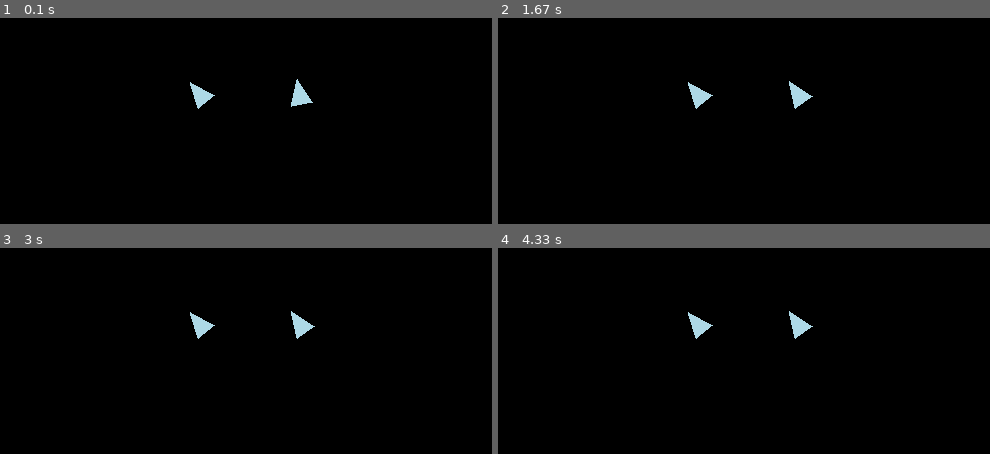
Above: before the commit, frames 1-4 (two rows, left to right).
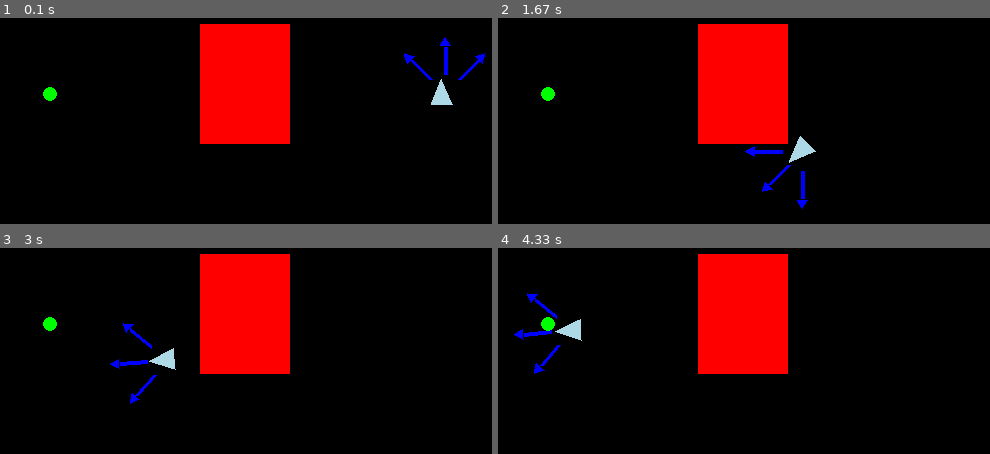
Above: after the commit, the same moments.

Repository: UltraFire66/Projetos-em-Pygame
Game: pygame game, started from teste_vetorial_com_colisao_final/main.py
The game is run twice, just before and just after one commit, with the same random seed, the same clock (stepped at 60 frames per second) and the same inputs.
Inputs:
- Up to frame 1 (0.1 s): no input
- Up to frame 2 (1.67 s): no input
- Up to frame 3 (3 s): no input
- Up to frame 4 (4.33 s): no input

The runs differ from the first frame. In frame 1, 12% of the frame differs, in the area x 8-99%, y 2-62%; in frame 2, 12%, in the area x 8-65%, y 2-93%; in frame 3, 12%; in frame 4, 12%.

Commit message:
Implementando algoritmo de evitar colisao com paredes

Diff:
--- a/teste_vetorial_com_colisao_final/classes/triangulo.py
+++ b/teste_vetorial_com_colisao_final/classes/triangulo.py
@@ -22,6 +22,11 @@
         self.raioDeteccao = raioDeteccao
         self.velocidadeMax = velocidadeMax
         self.rotacaoMax = math.pi/10
+        #raio de um circulo que passa nas 3 pontas dele
+        self.raio = 20
+        #orientação referente a função wander, que precisa se manter estatica entre iterações
+        self.orientacaoVagar = 0
+
 
 
 
@@ -51,10 +56,35 @@
                     self.acelAngular = -self.acelAngularMax
 
 
-    def novaOrientação(self):
-        if(self.velocidade.length() > 0):
-            self.orientacao = math.atan2(self.velocidade.x,self.velocidade.y)
-
+    def OrientacaoVel(self):
+        if(self.velocidade.length() > 2):
+            self.alinhar(math.atan2(self.velocidade.x,self.velocidade.y))
+        else:
+
+            self.rotacao = 0
+            self.acelAngular = 0
+
+    def encontraDistanciaParede(self,pos,parede):
+        distanciaParede = vector(0,0)
+
+        if(pos.x < parede.p1 + parede.p3 and pos.x > parede.p1): #se horizontalmente o agente estiver entre as pontas da parede, deve olhar pra sua propria posicao horizontal
+            distanciaParede.x = pos.x
+        elif(pos.x > parede.p1 + parede.p3): #se estiver mais à direita, deve olhar para a ponta direita
+            distanciaParede.x = parede.p1 + parede.p3
+        else:                                                  #se estiver mais à esquerda, deve olhar para a ponta esquerda
+            distanciaParede.x = parede.p1
+
+
+        #valem os mesmos comentarios em relação a altura do agente e a parede
+        if(pos.y < parede.p2 + parede.p4 and pos.y > parede.p2):
+            distanciaParede.y = pos.y
+        elif(pos.y > parede.p2 + parede.p4):
+            distanciaParede.y = parede.p2 + parede.p4
+        else:
+            distanciaParede.y = parede.p2
+
+        distanciaParede =  pos - distanciaParede
+        return distanciaParede
 
     #persegue o mouse (ou um alvo) com velocidade maxima e com orientação baseada na velocidade
     def procurar(self,alvo):
@@ -63,20 +93,17 @@
         direcao = distancia.normalize()
 
         if(distancia.length() < alvo.raio):
+            self.velocidade = vector(0,0)
+            self.aceleracao = vector(0,0)
+            self.rotacao = 0
+            self.acelAngular = 0
             return 0
 
         self.aceleracao = self.aceleracaoMax * direcao
 
 
-        #alterando a orientação com base na velocidade
-        self.novaOrientação()
-
-        self.velocidade = (0,0)
-
-        #atualizando posicao e velocidade
-        self.centro += self.velocidade
-        self.velocidade += self.aceleracao
-        self.limitar_vel()
+
+
 
 
     #foge do mouse (ou um alvo) com velocidade maxima e com orientação baseada na velocidade
@@ -87,13 +114,13 @@
         self.velocidade = self.centro - alvo
 
         self.limitar_vel()
-        self.novaOrientação()
+        self.OrientacaoVel()
 
 
         self.centro += self.velocidade
 
 
-    #vaga pela tela randomicamente
+    #vaga pela tela randomicamente em velocidade constante
     def vagar(self):
         random.seed(datetime.now().timestamp())
         #anda com velocidade máxima na posição em que está orientado
@@ -129,6 +156,8 @@
         if(distancia.length() < alvo.raio):
             self.velocidade = vector(0,0)
             self.aceleracao = vector(0,0)
+            self.acelAngular = 0
+            self.rotacao = 0
             return 0
 
         #se alvo não estiver no raio de detecção, usa velocidade máxima
@@ -142,25 +171,19 @@
 
 
         self.aceleracao = (velalvo - self.velocidade)/tempo
-
-
-        #alterando a orientação com base na velocidade
-        self.novaOrientação()
-
-        self.limitar_vel()
         self.limitar_acel()
 
-        #atualizando posicao e velocidade
-        self.centro += self.velocidade
-        self.velocidade += self.aceleracao
+        #alterando a orientação para sempre olhar para o alvo
+        #self.alinhar(math.atan2(distancia.x,distancia.y))
+
 
     def alinhar(self,alvo):
 
         # tempo que a rotação tem para se tornar a rotação alvo por meio de aceleração
-        tempo = 0.2
+        tempo = 10
 
         #determina a distancia em que a rotação começara a diminuir para alcançar a orientação exata
-        raioDeLentidao = math.pi/4
+        raioDeLentidao = math.pi/2
 
 
         ori = alvo - self.orientacao
@@ -173,7 +196,7 @@
             while(ori < (-math.pi)):
                 ori += 2*math.pi
 
-        print(ori)
+
 
         #se os dois já estiverem alinhados, não faz nada
         if(abs(ori)< math.pi/20):
@@ -194,12 +217,7 @@
             rotacaoAlvo = self.rotacaoMax * ori/raioDeLentidao
 
         self.acelAngular = (rotacaoAlvo - self.rotacao)/tempo
-
-        self.limitar_rot()
         self.limitar_acel_Angular()
-
-        self.orientacao += self.rotacao
-        self.rotacao += self.acelAngular
 
 
 
@@ -220,6 +238,240 @@
         alvoProcurar = Alvo(self.screen,[localAlvo],5,(0,0,0))
 
         self.procurar(alvoProcurar)
+
+
+    #algoritmo de vagar melhorado para funcionar com novas funções e aceleração
+    def vagar2(self):
+
+        random.seed(datetime.now().timestamp())
+
+        #raio e offset do circulo de vagar
+        raioVagar = self.raio+10
+        offset = self.raio+5
+
+        #cria o circulo de vagar na direção em que o agente está orientado
+        orientacaoAgente = vector(math.sin(self.orientacao),math.cos(self.orientacao))
+
+        centroCirculoVagar = self.centro+(orientacaoAgente*offset)
+
+
+
+
+        #pygame.draw.circle(self.screen,(255,0,0),centroCirculoVagar,raioVagar,5)
+
+
+        #guarda a maxima taxa em que a orientação pode mudar em um dado frame
+        taxaMudanca = math.pi/4
+
+        #move o alvo dentro do circulo vagar um numero aleatorio de vezes
+        self.orientacaoVagar += random.uniform(-1, 1) * taxaMudanca
+
+        orientacaoAlvo = self.orientacao + self.orientacaoVagar
+
+        alvoVagar = centroCirculoVagar + (raioVagar * vector(math.sin(orientacaoAlvo),math.cos(orientacaoAlvo)))
+
+        #a1 = Alvo(self.screen,[alvoVagar],7)
+
+        #a1.draw()
+
+        self.aceleracao += self.aceleracaoMax * vector(math.sin(orientacaoAlvo),math.cos(orientacaoAlvo))
+
+
+    def separar(self,agentes):
+
+        #define quando o agente vai começar a receber a repulsão do outro agente
+        limite = self.raio+30
+        k = 250
+
+        #para cada agente fornecido
+        for agente in agentes:
+            #descobre a distancia entre eles
+            distancia = (agente.centro) - (self.centro)
+            distanciaEntre =  distancia.length() - (self.raio + agente.raio)
+
+
+            if(distanciaEntre < 0):
+                distanciaEntre = -distanciaEntre
+                direcao = distancia.normalize()
+                #dividindo a distancia por dois pois a correção é feita uma vez por cada agente
+                self.centro -= (distanciaEntre/2) * direcao
+
+            if(distanciaEntre < limite  and distanciaEntre != 0):
+                #print("entrei aqui, a acel de repulsao eh : ")
+                direcao  = distancia.normalize()
+                #gera força (aceleração) de repulsão
+                repulsao = k/(distancia.length()*distancia.length())
+                #print(str(k) + " sobre " + str(distancia.length()*distancia.length()) + " eh " + str(repulsao))
+                #print(distancia.length())
+                self.aceleracao -= repulsao*direcao
+
+
+    def evitarColisao(self,agentes):
+
+        menorTempo = 200
+        primeiroAgente = None #Começa supondo que não existe um alvo para desviar
+
+        #o objetivo desse for é encontrar com qual agente este vai colidir primeiro
+        for agente in agentes:
+
+            #calcula tempo até a colisão
+            dp = agente.centro - self.centro
+
+            if(dp.length() > 120): return None
+
+            dv = agente.velocidade - self.velocidade
+
+            if(dv.length() == 0):
+                continue
+
+            tempoColisao =  - (dp * dv)/(dv.length()*dv.length())
+
+            #checa se vai ter uma colisao
+            distancia = dp.length()
+            separacaoMinima = distancia - (dv.length() * menorTempo)
+
+            #se essa separação for maior que a soma do raio dos dois, eles não vão colidir, então passa para o próximo agente
+            if(separacaoMinima > (self.raio + agente.raio)):
+                continue
+
+            #caso o agente vá colidir com este e no menor tempo, guarda as informações dele
+
+            if(tempoColisao > 0 and tempoColisao < menorTempo ):
+                menorTempo = tempoColisao
+                primeiroAgente = agente
+                primeiroSeparacaoMinima = separacaoMinima
+                primeiroDistancia = distancia
+                primeiroDp = dp
+                primeiroDv = dv
+
+        if not primeiroAgente: return None
+
+        #se ja esta colidindo, foge de onde está
+        if(primeiroSeparacaoMinima <= 0 or primeiroDistancia < (self.raio + primeiroAgente.raio)):
+            dp = primeiroDp
+            #pygame.draw.circle(self.screen,(255,0,0),dp,5)
+
+        #se não, caucula onde terá colisao e evita ela
+        else:
+            dp = primeiroDp + (primeiroDv * menorTempo)
+            #pygame.draw.circle(self.screen,(255,0,0),self.centro+dp,5)
+
+        #evita o alvo
+        dp = dp.normalize()
+
+
+        if(dp == self.velocidade.normalize()):
+          self.vagar2()
+        else:
+            self.aceleracao = -self.aceleracaoMax*dp
+        #self.alinhar(math.atan2(self.velocidade.x,self.velocidade.y))
+
+
+    def evitaParede(self,paredes):
+
+        #distancia que o agente manterá de uma parede
+        distanciaMinima = 40
+
+        #distancia do raio que o agente dispara de seu centro para detectar paredes proximas (serve de sensor)
+
+        orient = vector(math.sin(self.orientacao),math.cos(self.orientacao))
+        raycastCentro = (self.raio+37)*orient
+        raycastDireita = (self.raio+37)*orient.rotate(45)
+        raycastEsquerda = (self.raio+37)*orient.rotate(-45)
+
+
+
+        draw_arrow(self.screen,self.centro+(self.raio*orient),self.centro + raycastCentro,(0,0,255),(0,0,255))
+        draw_arrow(self.screen,self.centro+(self.raio*orient.rotate(45)),self.centro + raycastDireita,(0,0,255),(0,0,255))
+        draw_arrow(self.screen,self.centro+(self.raio*orient.rotate(-45)),self.centro + raycastEsquerda,(0,0,255),(0,0,255))
+
+        for parede in paredes:
+
+            #checa se o alvo vai colidir com a parede supondo que ele vá continuar se movendo com velocidade constante
+            checaColisaoCentro = self.encontraDistanciaParede(self.centro+(self.raio*orient)+raycastCentro,parede)
+            checaColisaoDireita = self.encontraDistanciaParede(self.centro+(self.raio*orient.rotate(45))+raycastDireita,parede)
+            checaColisaoEsquerda = self.encontraDistanciaParede(self.centro+(self.raio*orient.rotate(-45))+raycastEsquerda,parede)
+            normal = self.encontraDistanciaParede(self.centro,parede)
+            if(normal.length()>0):
+                normal = normal.normalize()
+
+            #agente colidirá com a parede
+            if(checaColisaoCentro.length() == 0):
+
+                #checando se está na condição do minimo comum
+                if((normal-orient).length()<2):
+                    print("entrei")
+                    #self.vagar2()
+                    self.orientacao += math.pi/20
+                    #posicaoAlvo = (self.centro+raycastCentro) + distanciaMinima*normal
+                    #posicaoAlvo.y += 10
+                else:
+                    #criando o alvo e delegando para a função procurar
+                    posicaoAlvo = (self.centro+raycastCentro) + distanciaMinima*normal
+
+                    #desenhando a seta da força normal
+                    draw_arrow(self.screen,self.centro+(raycastCentro),posicaoAlvo,(144,233,255),(144,233,255))
+
+                    a1 = Alvo(self.screen,[posicaoAlvo],7,(0,255,0))
+                    a1.draw()
+                    self.procurar(a1)
+
+            #agente colidirá com a parede
+            elif(checaColisaoEsquerda.length() == 0):
+                #criando o alvo e delegando para a função procurar
+                posicaoAlvo = (self.centro+raycastDireita)
+
+                #desenhando a seta da força normal
+                draw_arrow(self.screen,self.centro+(raycastDireita),posicaoAlvo,(144,233,255),(144,233,255))
+
+                a1 = Alvo(self.screen,[posicaoAlvo],7,(0,255,0))
+                a1.draw()
+                self.procurar(a1)
+
+
+            #agente colidirá com a parede
+            elif(checaColisaoDireita.length() == 0):
+                #criando o alvo e delegando para a função procurar
+                posicaoAlvo = (self.centro+raycastEsquerda)
+
+                #desenhando a seta da força normal
+                draw_arrow(self.screen,self.centro+(raycastEsquerda),posicaoAlvo,(144,233,255),(144,233,255))
+
+                a1 = Alvo(self.screen,[posicaoAlvo],7,(0,255,0))
+                a1.draw()
+                self.procurar(a1)
+
+            self.limitar_acel()
+
+
+
+
+
+
+
+
+
+
+
+
+
+    def update(self):
+
+        #checando se passa das paredes
+        if((self.centro + self.velocidade).x > 0 and (self.centro + self.velocidade).x < 500 ):
+            self.centro.x += self.velocidade.x
+
+        if((self.centro + self.velocidade).y > 0 and (self.centro + self.velocidade).y < 500 ):
+            self.centro.y += self.velocidade.y
+
+        self.orientacao += self.rotacao
+
+        self.velocidade += self.aceleracao
+        self.rotacao += self.acelAngular
+        self.limitar_vel()
+        self.limitar_rot()
+        self.OrientacaoVel()
+
 
 
     def draw(self):
@@ -228,4 +480,4 @@
         post2 = self.centro + direcao.rotate(135) * self.tamanho
         post3 = self.centro + direcao.rotate(225) * self.tamanho
         pygame.draw.polygon(self.screen,(173, 216, 230),[post1,post2,post3])
-        #pygame.draw.circle(self.screen,(255, 0, 0),self.centro,self.raioDeteccao,3)
+        #pygame.draw.circle(self.screen,(255, 0, 0),self.centro,self.raio,3)
--- a/teste_vetorial_com_colisao_final/main.py
+++ b/teste_vetorial_com_colisao_final/main.py
@@ -23,16 +23,23 @@
 
 
 
-a1 = Alvo(screen,[vector(30,30),vector(400,400),(30,400),(400,30)],5)
-a2 = Alvo(screen,[vector(470,470),vector(100,100),(30,400),(400,30)],5)
+a1 = Alvo(screen,[vector(30,30),vector(400,400),(30,400),(400,30)],7,(0,255,0))
+a2 = Alvo(screen,[vector(470,470),vector(100,100),(30,400),(400,30)],7)
+a3 = Alvo(screen,[vector(50,250)],7)
 p1 = Parede(screen,150,70,50,120)
+p2 = Parede(screen,250,180,50,120)
+p3 = Parede(screen,200,180,90,120)
 o1 = Obstaculo(screen,(150,200),50)
 o2 = Obstaculo(screen,(150,300),50)
 o3 = Obstaculo(screen,(250,250),50)
 b1 = Bolinha(screen,vector(400,450),10,a1,[],[o3],100)
 b2 = Bolinha(screen,vector(25,50),30,a2,[],[o3],130)
-t1 = Triangulo(screen, vector(200,250),15,100,8)
-t2 = Triangulo(screen, vector(300,250),15,100,5)
+t1 = Triangulo(screen, vector(50,50),15,100,4)
+t2 = Triangulo(screen, vector(450,470),15,100,4)
+t3 = Triangulo(screen, vector(470,470),15,100,4)
+t4 = Triangulo(screen, vector(450,250),15,100,3)
+
+
 
 iniciar = True #trocar pra false caso queira que o jogo inicie quando clique espaço
 
@@ -45,23 +52,42 @@
 
     if(iniciar):
 
+        mouse_x,mouse_y = pygame.mouse.get_pos()
+        mouse = vector(mouse_x,mouse_y)
+
+        agenteMouse = Triangulo(screen,mouse,15,100,3)
+        #agenteMouse.orientacao = math.pi/4
+        agenteMouse.orientacao = math.pi/2
         #criando um alvo no local onde o mouse esta
-        alvoMouse =Alvo(screen,[pygame.mouse.get_pos()],10,(255,0,0))
+        alvoMouse = Alvo(screen,[pygame.mouse.get_pos()],10,(255,0,0))
         teclas = pygame.key.get_pressed()
 
         screen.fill(black)
 
-        #if teclas[pygame.K_SPACE]:
-
-        t1.draw()
-        t2.draw()
-        t1.procurar(alvoMouse)
-
-        #if teclas[pygame.K_SPACE]:
-        t2.alinhar(t1.orientacao)
 
 
+        #t1.chegada(a2)
 
+        #t1.evitaParede([p2])
+
+        #t1.draw()
+
+        #t1.update()
+
+        #p2.draw()
+
+        #a2.draw()
+
+        #agenteMouse.draw()
+        #agenteMouse.evitaParede([p2])
+
+        t4.chegada(a3)
+        t4.evitaParede([p3])
+
+        t4.update()
+        t4.draw()
+        p3.draw()
+        a3.draw()
 
         pygame.display.flip()
 
--- a/teste_vetorial_com_colisao_final/tempCodeRunnerFile.py
+++ b/teste_vetorial_com_colisao_final/tempCodeRunnerFile.py
@@ -1 +1 @@
-vector(30,30)
+Alvo(screen,[vector(470,470),vector(100,100),(30,400),(400,30)],7)
